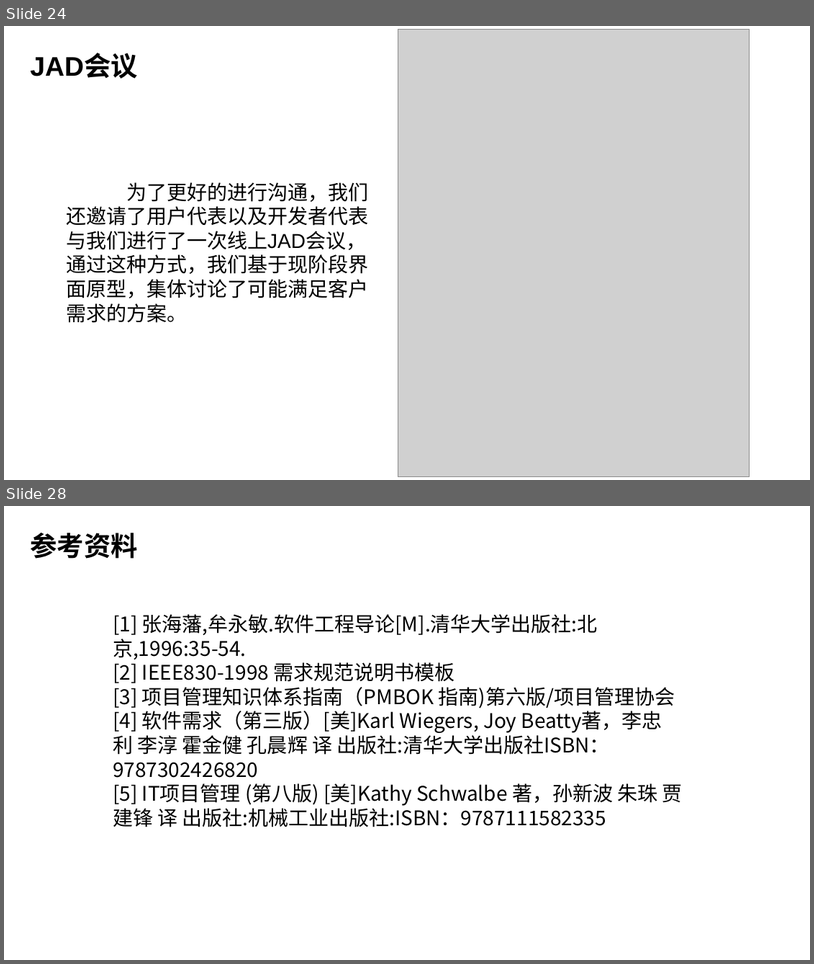
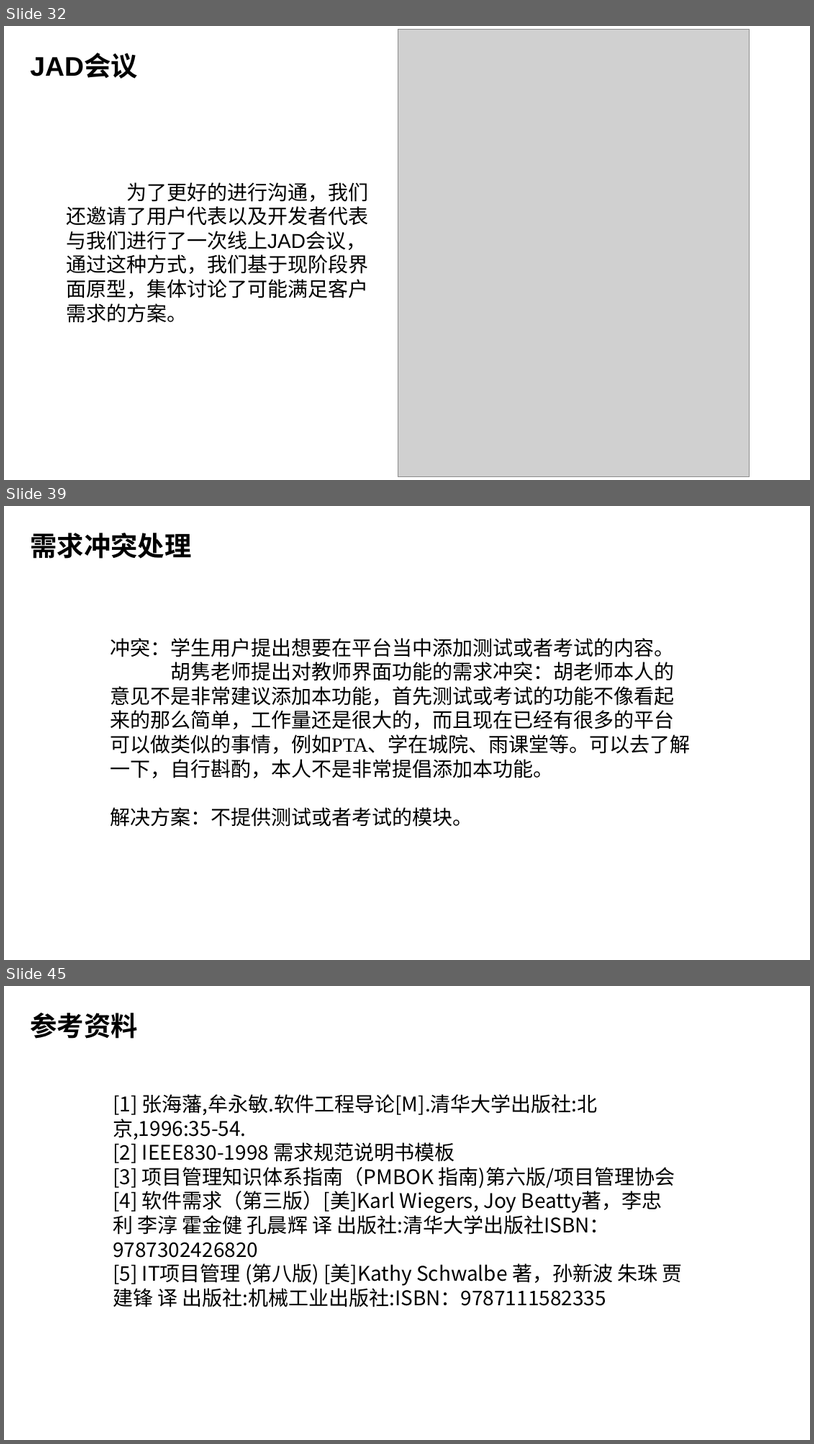
Before and after one commit to Ysuny2333/SRA2022-G15, a slide deck: 软件需求规格说明/SRA2022-G15-需求规格说明PPT.pptx. Shown one above the other, each under a label of ours: slides 24 and 28 before the commit, slides 32, 39 and 45 after it; the slides between them are not shown. The pictures are 814x964 and 814x1444 pixels, drawn with LibreOffice and Linux fonts; fonts in the diff are those of the drawing; grey boxes stand for pictures; background and template pictures are left out. Boxes give left, top, right and bottom in pixels: in the first picture for what was removed or moved away, otherwise in the second. Text is boxed around its words. In the diff, an @@ line names an element or a change of style, - is before the commit and + after.

Commit message:
Update SRA2022-G15-需求规格说明PPT.pptx
SRA2022-G15-软件需求规格说明(SRS)v0.2.0

```diff
--- a/软件需求规格说明/SRA2022-G15-需求规格说明PPT.pptx
+++ b/软件需求规格说明/SRA2022-G15-需求规格说明PPT.pptx
@@ slide 39 added at (4, 506, 810, 960), background picture (left out) @@
@@ text added at (30, 533, 191, 559), 32 pt, text #000000, bold @@
+需求冲突处理
@@ text added at (110, 638, 691, 826), 24 pt, text #000000 @@
+冲突：学生用户提出想要在平台当中添加测试或者考试的内容。
+胡隽老师提出对教师界面功能的需求冲突：胡老师本人的意见不是非常建议添加本功能，首先测试或考试的功能不像看起来的那么简单，工作量还是很大的，而且现在已经有很多的平台可以做类似的事情，例如PTA、学在城院、雨课堂等。可以去了解一下，自行斟酌，本人不是非常提倡添加本功能。
+解决方案：不提供测试或者考试的模块。
@@ what was slide 24 is now slide 32 @@
@@ what was slide 28 is now slide 45 @@
```
Also in this commit, not shown: 10 slides changed, 16 other slides added.
